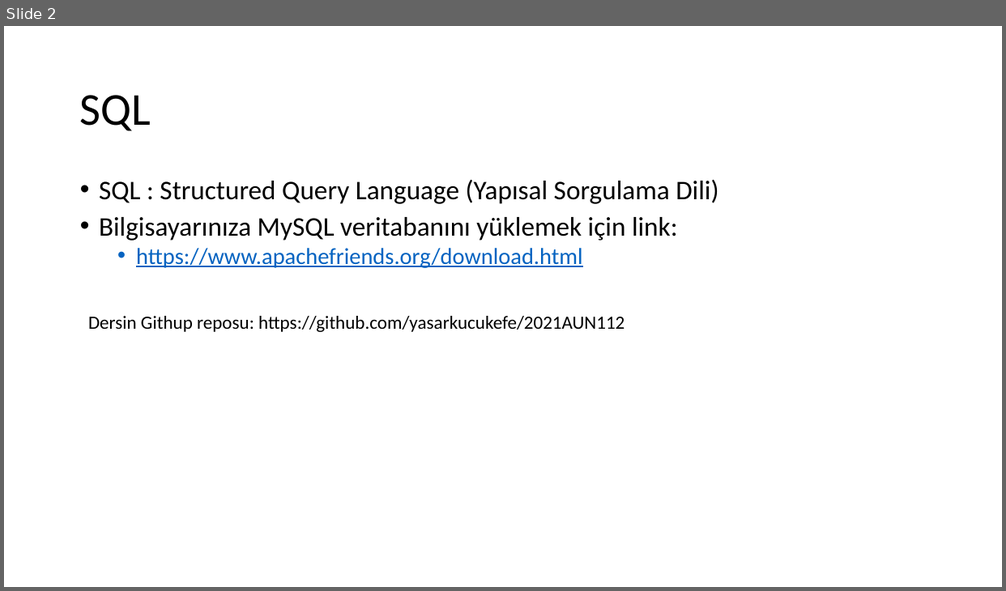
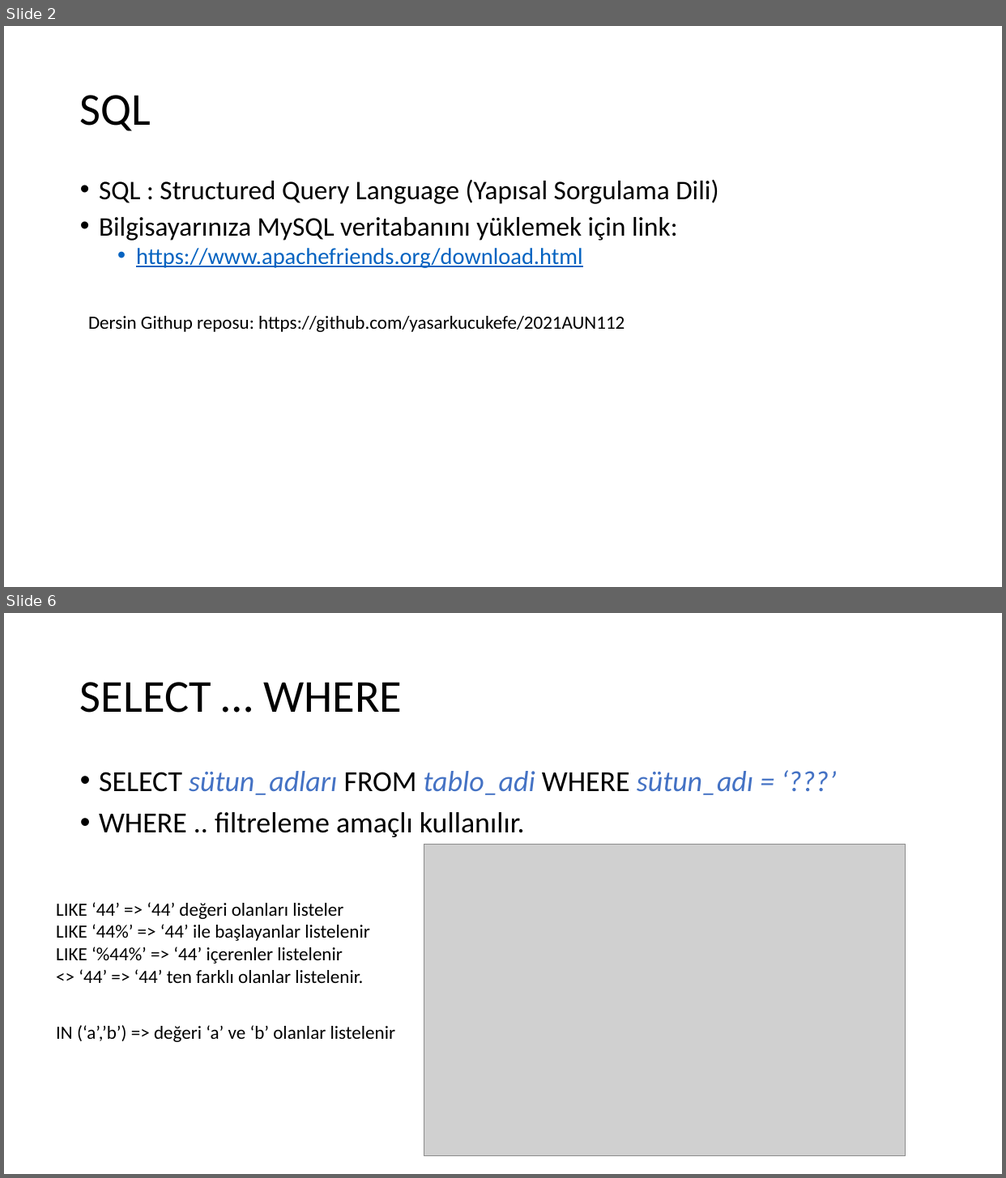
Before and after one commit to yasarkucukefe/AUN_112, a slide deck: 1.hafta/sunum.pptx. Shown one above the other, each under a label of ours: slide 2 before the commit, slides 2 and 6 after it; the slides between them are not shown. The pictures are 1006x591 and 1006x1178 pixels, drawn with LibreOffice and Linux fonts; fonts in the diff are those of the drawing; grey boxes stand for pictures. Boxes give left, top, right and bottom in pixels: in the first picture for what was removed or moved away, otherwise in the second. Text is boxed around its words. In the diff, an @@ line names an element or a change of style, - is before the commit and + after.

```diff
--- a/1.hafta/sunum.pptx
+++ b/1.hafta/sunum.pptx
@@ slide 6 added at [4,613,1002,1174], background #FFFFFF @@
@@ title added at [80,682,402,713], 44 pt, text #000000 @@
+SELECT … WHERE
@@ text added at [99,771,753,837], 28 pt, text #000000 @@
+• SELECT sütun_adları FROM tablo_adi WHERE sütun_adı = ‘???’
+• WHERE .. filtreleme amaçlı kullanılır.
@@ picture added at [424,844,906,1156] @@
@@ text added at [56,902,370,983], 18 pt, text #000000 @@
+LIKE ‘44’ => ‘44’ değeri olanları listeler
+LIKE ‘44%’ => ‘44’ ile başlayanlar listelenir
+LIKE ‘%44%’ => ‘44’ içerenler listelenir
+<> ‘44’ => ‘44’ ten farklı olanlar listelenir.
@@ text added at [56,1025,396,1042], 18 pt, text #000000 @@
+IN (‘a’,’b’) => değeri ‘a’ ve ‘b’ olanlar listelenir
```
Also in this commit, not shown: 4 other slides added, 1 other file.
